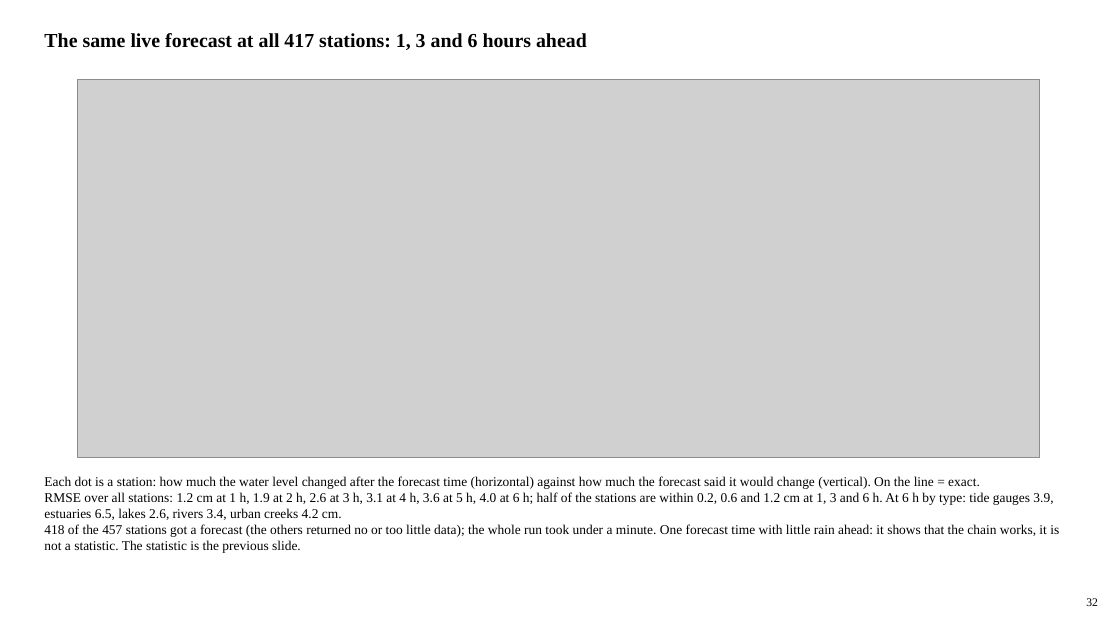
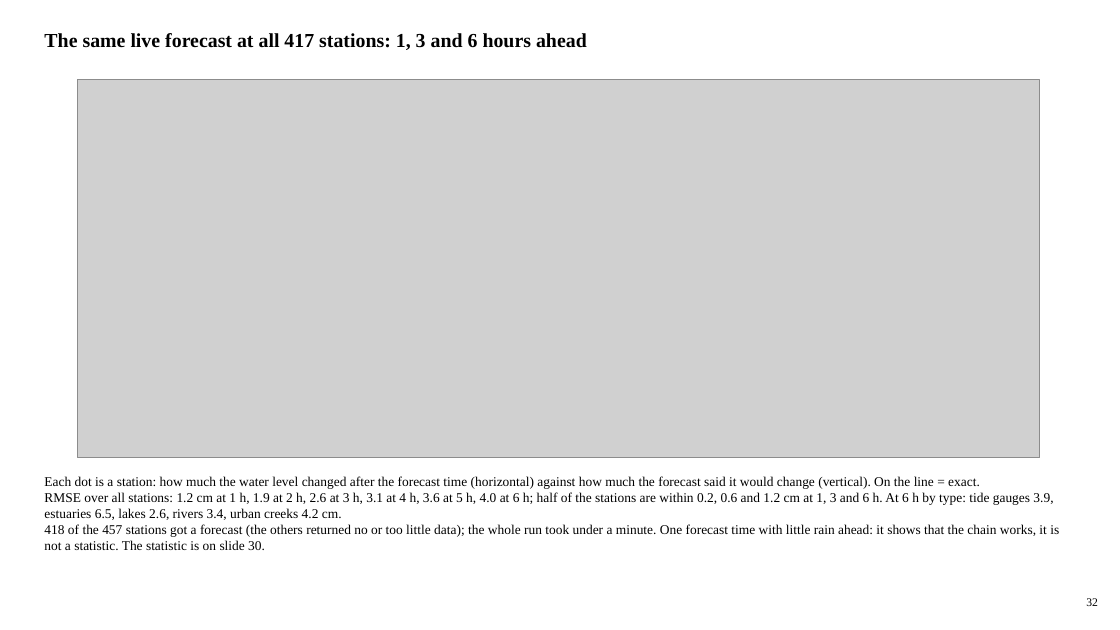
Before and after one commit to LaurenW1997/subdomainLSTM, a slide deck: slide 32 of deliverables/17_versions/version_comparison.pptx. Drawn at 1120x630 pixels with LibreOffice and Linux fonts; fonts in the diff are those of the drawing; grey boxes stand for pictures. Boxes give left, top, right and bottom in pixels: in the first picture for what was removed or moved away, otherwise in the second. Text is boxed around its words. In the diff, an @@ line names an element or a change of style, - is before the commit and + after.

```diff
--- a/deliverables/17_versions/version_comparison.pptx
+++ b/deliverables/17_versions/version_comparison.pptx
@@ text at [44,524,1059,550]: text changed @@
-418 of the 457 stations got a forecast (the others returned no or too little data); the whole run took under a minute. One forecast time with little rain ahead: it shows that the chain works, it is not a statistic. The statistic is the previous slide.
+418 of the 457 stations got a forecast (the others returned no or too little data); the whole run took under a minute. One forecast time with little rain ahead: it shows that the chain works, it is not a statistic. The statistic is on slide 30.
```
Also in this commit, not shown: 12 other slides changed, 34 other files.
